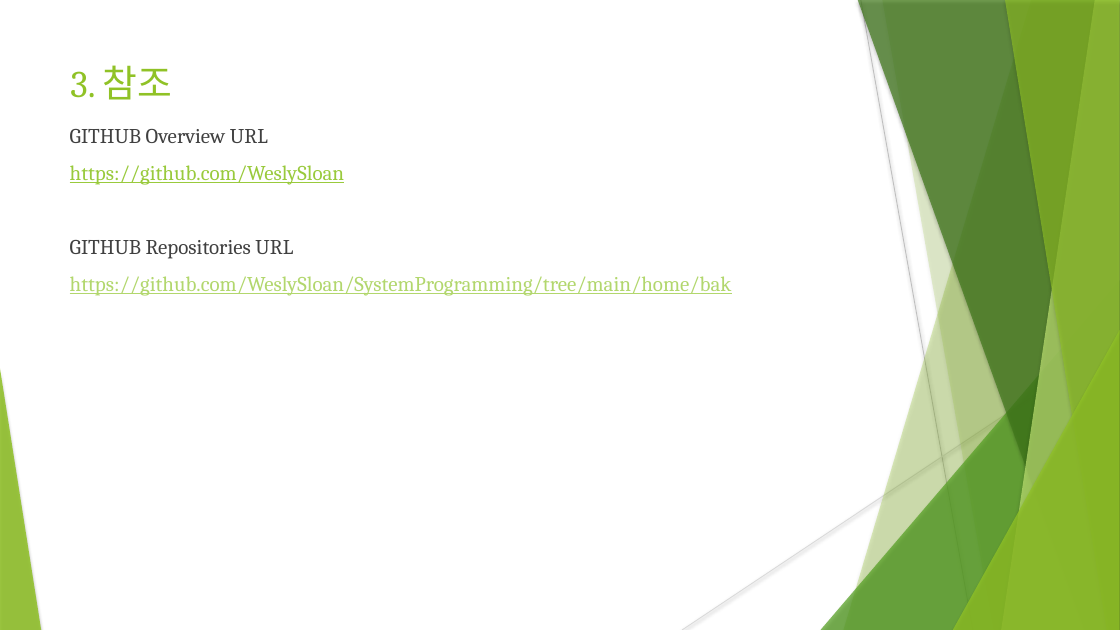
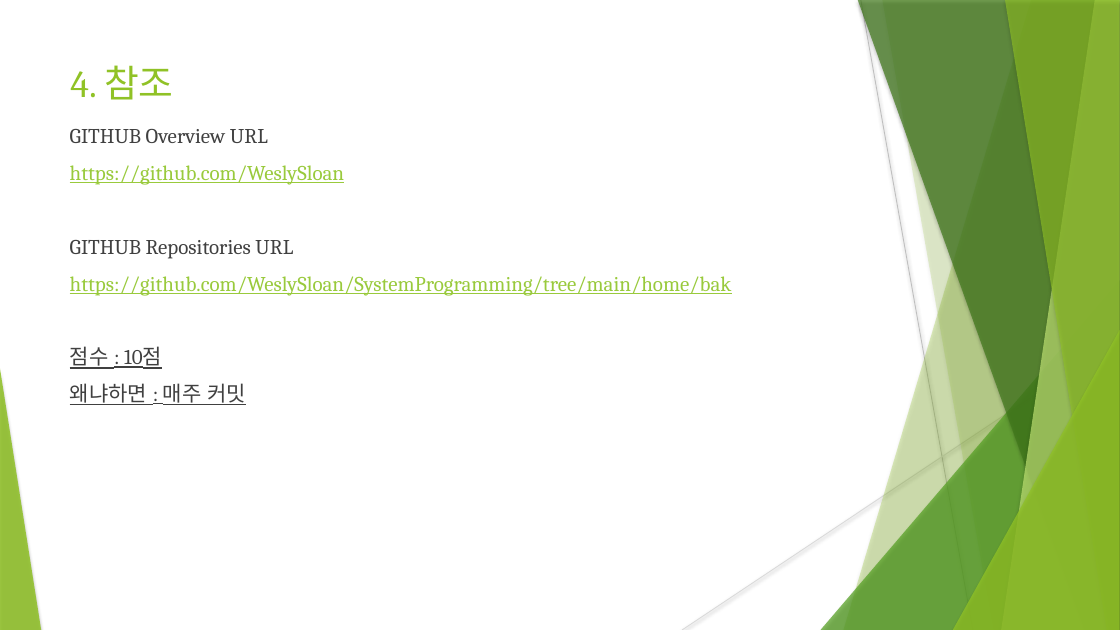
Before and after one commit to WeslySloan/SystemProgramming, a slide deck: slide 5 of 2018975021김현수 시스템 프로그래밍 github.pptx (slide 4 before the commit). Drawn at 1120x630 pixels with LibreOffice and Linux fonts; fonts in the diff are those of the drawing; background and template pictures are left out. Boxes give left, top, right and bottom in pixels: in the first picture for what was removed or moved away, otherwise in the second. Text is boxed around its words. In the diff, an @@ line names an element or a change of style, - is before the commit and + after.

Commit message:
add ppt

```diff
--- a/2018975021김현수 시스템 프로그래밍 github.pptx
+++ b/2018975021김현수 시스템 프로그래밍 github.pptx
@@ title at box(70, 65, 174, 100): text changed @@
-3. 참조
+4. 참조
@@ text at box(70, 276, 732, 296): text colour #B2D76D to #99CA3C in "https://github.com/WeslySloan/SystemProgramming/tree/main/ho ..." @@
@@ text at box(70, 346, 246, 405): paragraphs added @@
+점수 : 10점
+왜냐하면 : 매주 커밋
```
Also in this commit, not shown: 1 other slide changed, 1 slide added.
